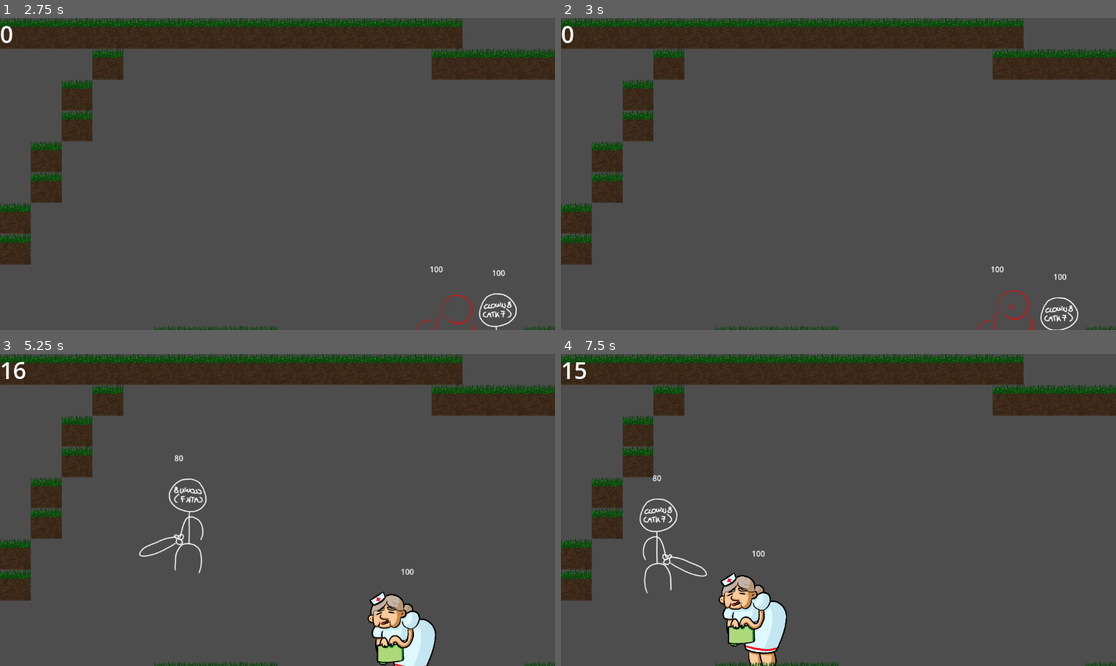
Above: before the commit, frames 1-4 (two rows, left to right).
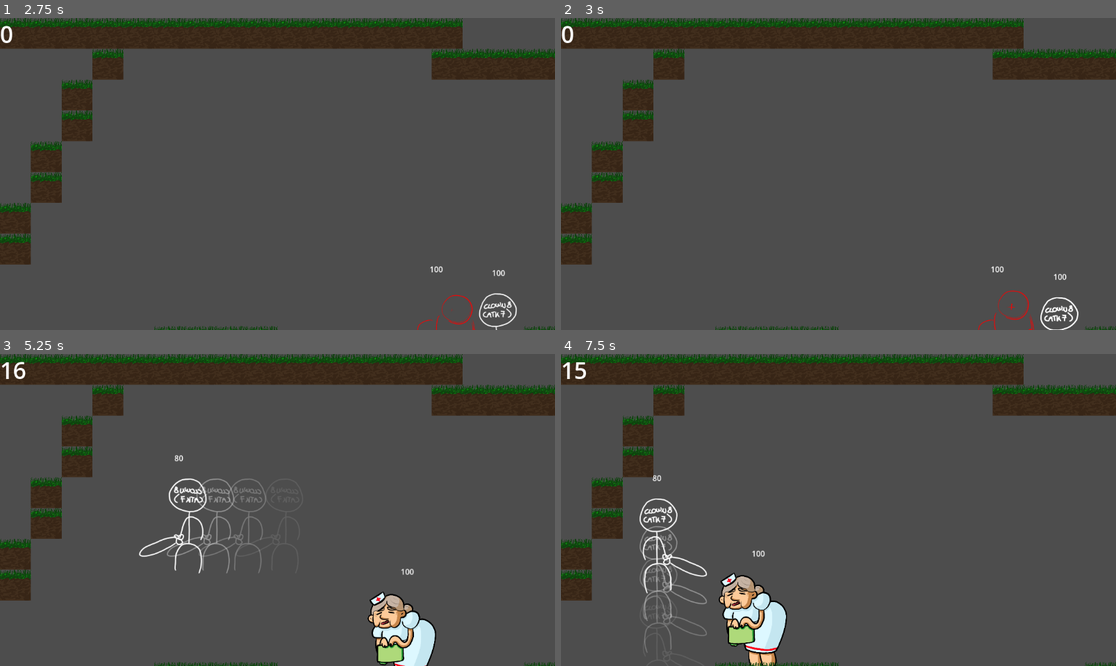
Above: after the commit, the same moments.

Repository: LorenzoFerri/GameJam2024
Game: Godot game, scene res://main_menu.tscn
Two runs of this game, one before a commit and one after it. Both use one fixed random seed, a clock stepped at 60 frames per second and the inputs below.
Inputs (mouse positions are in pixels of both pictures, inside the frame that each line leads up to):
- Up to frame 1 (2.75 s): click "New Game" at 0.5 s; tap Enter at 1.25 s; move the mouse to (399, 158) at 1.27 s; hold D (move_right) 1.28-2.03 s; click (399, 158) at 1.35 s; move the mouse to (166, 189) at 2.02 s; hold S (move_down) from 2.03 s (still down); click (166, 189) at 2.1 s
- Up to frame 2 (3 s): move the mouse to (894, 105) at 2.77 s; release S (move_down) at 2.78 s; hold D (move_right) from 2.78 s (still down); tap Shift (dash) at 2.85 s
- Up to frame 3 (5.25 s): click (333, 441) at 3.05 s; move the mouse to (249, 572) at 3.52 s; release D (move_right) at 3.53 s; hold W (move_up) 3.53-4.28 s; click (249, 572) at 3.6 s; move the mouse to (444, 556) at 4.27 s; hold A (move_left) from 4.28 s (still down); click (444, 556) at 4.35 s; move the mouse to (111, 463) at 5.02 s; tap Shift (dash) at 5.1 s
- Up to frame 4 (7.5 s): click (672, 463) at 5.3 s; move the mouse to (866, 510) at 5.77 s; release A (move_left) at 5.78 s; hold S (move_down) 5.78-6.53 s; click (866, 510) at 5.85 s; move the mouse to (755, 432) at 6.52 s; hold D (move_right) 6.53-7.28 s; click (755, 432) at 6.6 s; move the mouse to (960, 494) at 7.27 s; hold W (move_up) from 7.28 s (still down); tap Shift (dash) at 7.35 s

Frame 1 is identical in both runs. In frame 2, 0.1% of the frame differs, in the area x 86-94%, y 89-100%; in frame 3, 0.7%, in the area x 30-48%, y 39-71%; in frame 4, 0.6%.

Commit message:
fixes

Diff:
--- a/enemies/Infermiera.gd
+++ b/enemies/Infermiera.gd
@@ -11,6 +11,9 @@
 @onready var sprite = $Sprite
 @onready var AI_component = $AIComponent
 @onready var hit_box = $Hitbox
+@onready var attack_cooldown: Timer = $AttackCooldown
+
+@export var target: Node2D
 
 
 func _ready():
@@ -38,7 +41,12 @@
 	if navigation_agent.is_navigation_finished():
 		if not AI_component.is_attacking:
 			AI_component.start_attack()
+			attack_cooldown.stop()
+			attack_cooldown.start()
 		return
+
+	if attack_cooldown.time_left > 0.2:
+		hit_box.look_at(target.global_position)
 
 	if AI_component.is_attacking:
 		return
@@ -54,7 +62,6 @@
 	else:
 		sprite.scale.x = abs(sprite.scale.x) * -1
 
-	hit_box.look_at(next_path_position)
 
 	move_and_slide()
 
--- a/enemies/Infermiera.tscn
+++ b/enemies/Infermiera.tscn
@@ -107,5 +107,9 @@
 offset_bottom = -130.0
 text = "100"
 
+[node name="AttackCooldown" type="Timer" parent="."]
+wait_time = 1.5
+one_shot = true
+
 [connection signal="healed_damage" from="HealthComponent" to="." method="update_health"]
 [connection signal="took_damage" from="HealthComponent" to="." method="update_health"]
--- a/features/player/Player.tscn
+++ b/features/player/Player.tscn
@@ -77,7 +77,6 @@
 process_material = SubResource("ParticleProcessMaterial_7oo71")
 texture = ExtResource("3_01pee")
 speed_scale = 8.0
-trail_enabled = true
 
 [node name="CollisionShape2D" type="CollisionShape2D" parent="."]
 shape = SubResource("CapsuleShape2D_maqw4")
@@ -109,6 +108,7 @@
 offset_right = 20.0
 offset_bottom = -130.0
 text = "100"
+metadata/_edit_use_anchors_ = true
 
 [connection signal="timeout" from="DashCooldown" to="." method="_on_dash_cooldown_timeout"]
 [connection signal="animation_finished" from="AnimatedSprite2D" to="." method="_on_animated_sprite_2d_animation_finished"]
--- a/game.tscn
+++ b/game.tscn
@@ -2284,8 +2284,9 @@
 [node name="Player" parent="." instance=ExtResource("1_qgqlc")]
 position = Vector2(692, 326)
 
-[node name="Infermiera" parent="." instance=ExtResource("2_fhk6m")]
+[node name="Infermiera" parent="." node_paths=PackedStringArray("target") instance=ExtResource("2_fhk6m")]
 position = Vector2(880, 1027)
+target = NodePath("../Player")
 
 [node name="TileMap" type="TileMap" parent="."]
 tile_set = SubResource("TileSet_xoga6")
